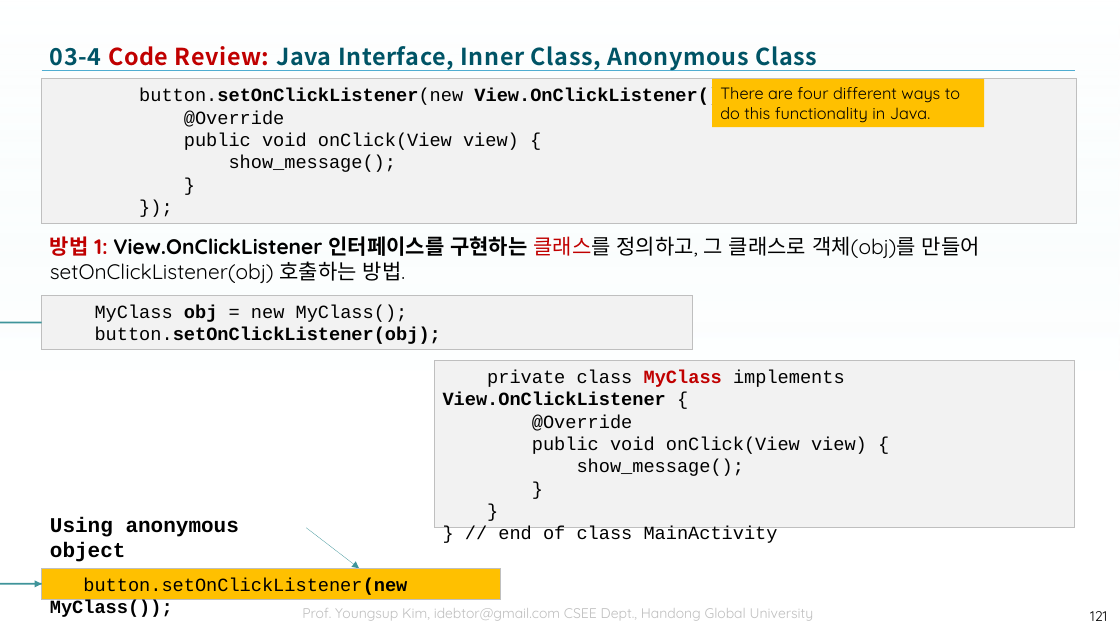
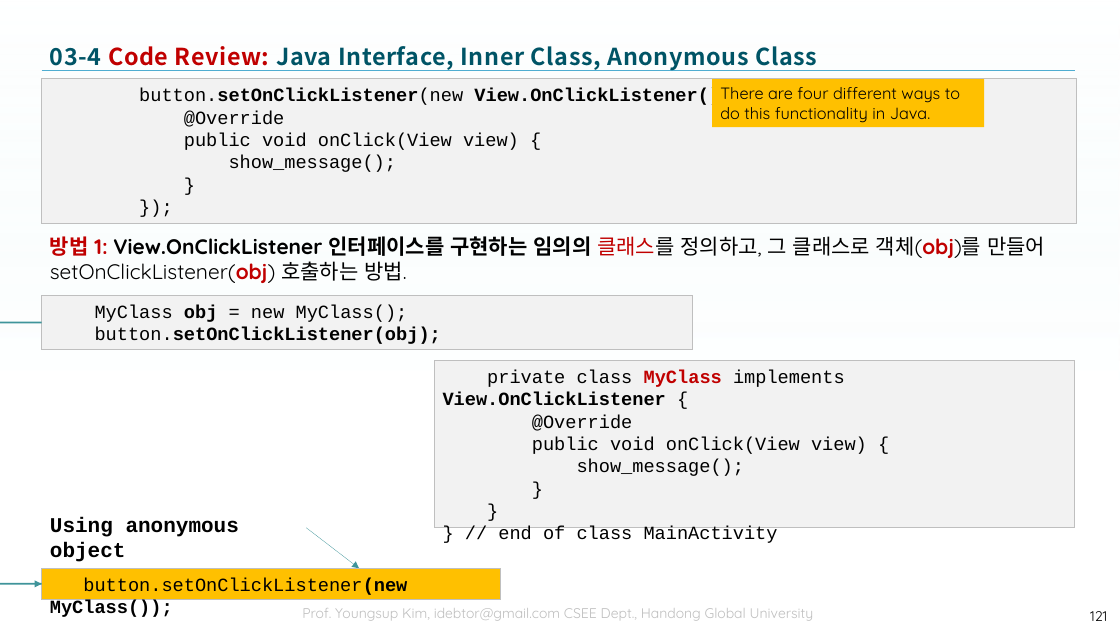
Before and after one commit to tae7841/HuStarAS, a slide deck: slide 121 of ppts/03Widget.pptx. Drawn at 1120x630 pixels with LibreOffice and Linux fonts; fonts in the diff are those of the drawing; background and template pictures are left out. Boxes give left, top, right and bottom in pixels: in the first picture for what was removed or moved away, otherwise in the second. Text is boxed around its words. In the diff, an @@ line names an element or a change of style, - is before the commit and + after.

```diff
--- a/ppts/03Widget.pptx
+++ b/ppts/03Widget.pptx
@@ text at <box>50,236,1045,283</box>: text changed @@
-방법 1: View.OnClickListener 인터페이스를 구현하는 클래스를 정의하고, 그 클래스로 객체(obj)를 만들어 setOnClickListener(obj) 호출하는 방법.
+방법 1: View.OnClickListener 인터페이스를 구현하는 임의의 클래스를 정의하고, 그 클래스로 객체(obj)를 만들어 setOnClickListener(obj) 호출하는 방법.
```
Also in this commit, not shown: 13 other slides changed, 1 slide added, 1 slide removed.
